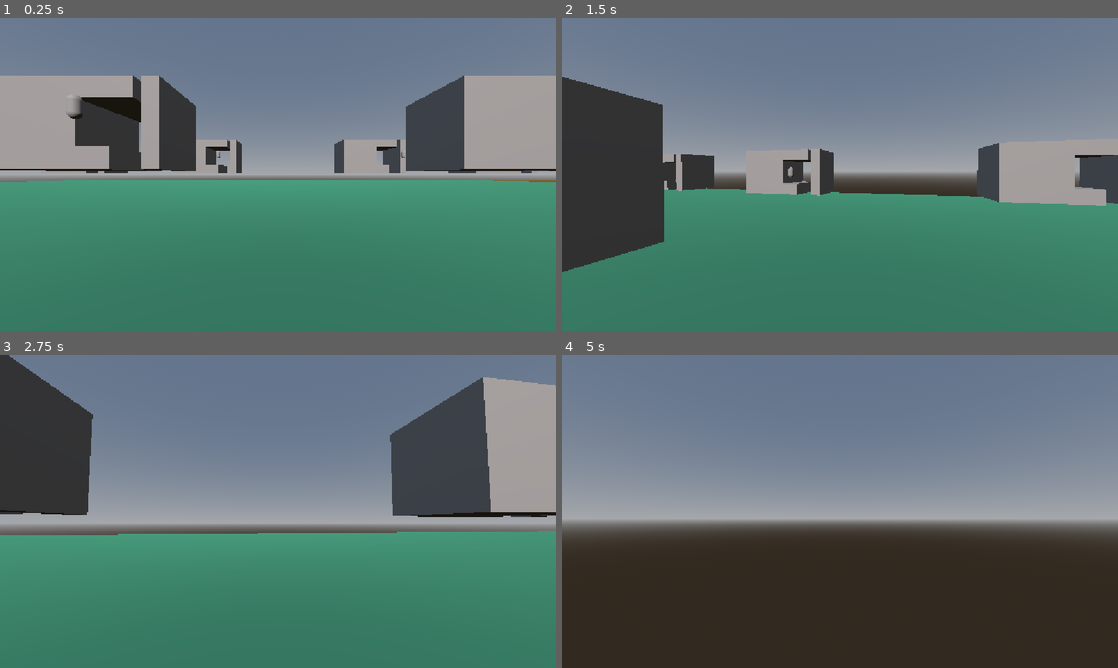
Above: before the commit, frames 1-4 (two rows, left to right).
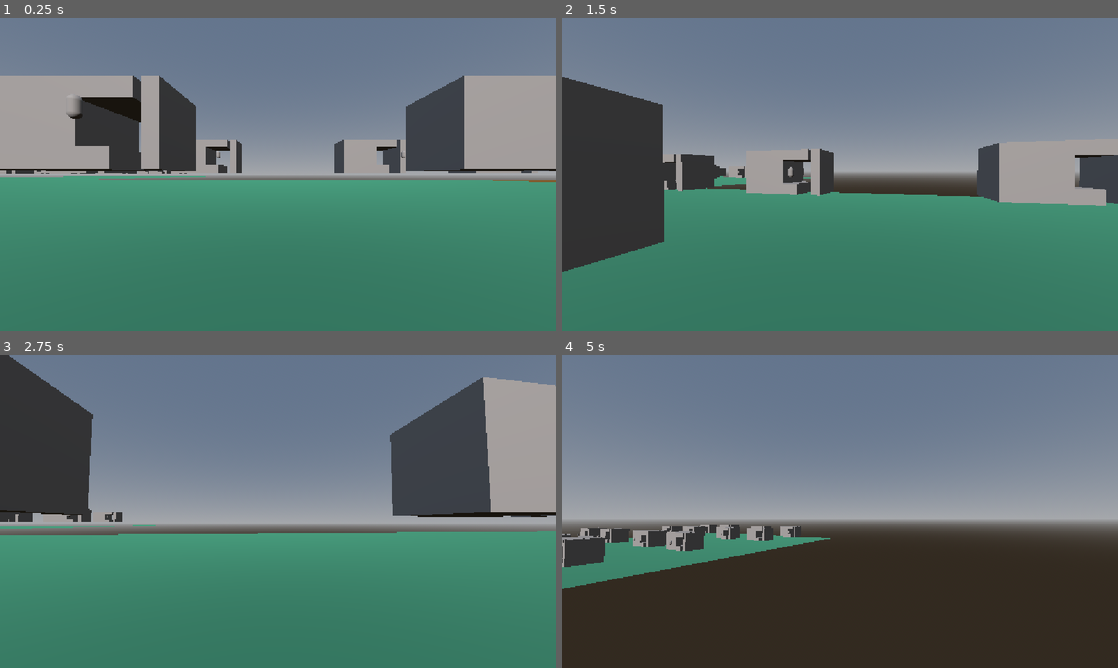
Above: after the commit, the same moments.

Repository: StevenChurchill671/GodotMedieval
Game: Godot game, scene res://root.tscn
Two runs of this game, one before a commit and one after it. Both use one fixed random seed, a clock stepped at 60 frames per second and the inputs below.
Inputs (mouse positions are in pixels of both pictures, inside the frame that each line leads up to):
- Up to frame 1 (0.25 s): no input
- Up to frame 2 (1.5 s): tap Enter at 0.5 s; move the mouse to (867, 174) at 0.52 s; hold C (crouch) 0.53-1.28 s; hold W (up) from 0.53 s (still down); tap Space (jump) at 0.77 s; move the mouse to (812, 174) at 1.27 s; tap C (crouch) at 1.35 s
- Up to frame 3 (2.75 s): keep holding W (up); tap Space (jump) at 1.52 s; move the mouse to (289, 505) at 2.02 s; hold C (crouch) from 2.03 s (still down)
- Up to frame 4 (5 s): keep holding W (up); move the mouse to (834, 517) at 2.77 s; release C (crouch) at 2.78 s; tap C (crouch) at 2.85, 4.35 s; tap Space (jump) at 3.02, 3.77, 4.52 s; move the mouse to (878, 514) at 3.52 s; hold C (crouch) 3.53-4.28 s; move the mouse to (795, 508) at 4.27 s

The runs differ from the first frame. In frame 1, 0.5% of the frame differs, in the area x 0-37%, y 48-53%; in frame 2, 0.3%; in frame 3, 0.4%; in frame 4, 4.0%, in the area x 0-49%, y 54-75%.

Commit message:
Add files via upload
Expanded initial map to prove uniformity.

Diff:
--- a/politicalweight/initialisers/location_initialiser.gd
+++ b/politicalweight/initialisers/location_initialiser.gd
@@ -41,4 +41,24 @@
 	localMovement.position = Vector3(90,0,0)
 	locationStorage.append(localMovement)
 
+	localMovement = initialhousinglocation.instantiate()
+	add_child(localMovement)
+	localMovement.position = Vector3(60,0,60)
+	locationStorage.append(localMovement)
+
+	localMovement = fieldOneLocation.instantiate()
+	add_child(localMovement)
+	localMovement.position = Vector3(-30,0,60)
+	locationStorage.append(localMovement)
+
+	localMovement = initialhousinglocation.instantiate()
+	add_child(localMovement)
+	localMovement.position = Vector3(-60,0,-60)
+	locationStorage.append(localMovement)
+
+	localMovement = initialhousinglocation.instantiate()
+	add_child(localMovement)
+	localMovement.position = Vector3(-60,0,0)
+	locationStorage.append(localMovement)
+
 	return getLocationStorage()
